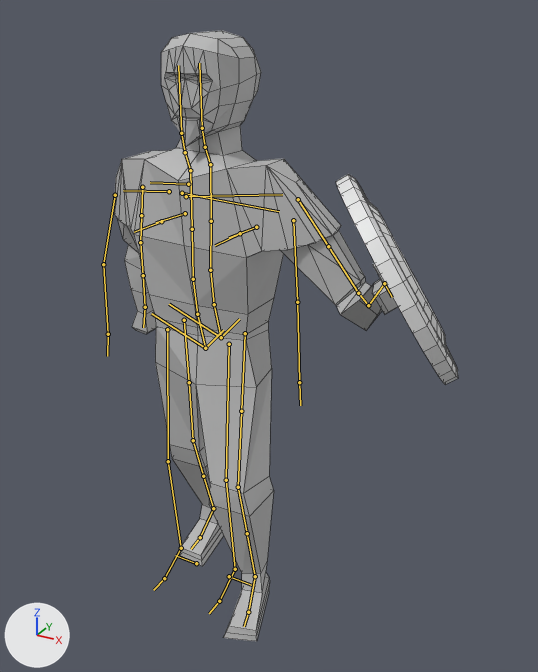
A saved change to the Blender file ANIMATIONS/COMBAT ANIMATIONS/block_attack_anim.blend.
Both versions are drawn from a 50 mm lens placed at (1.265, -1.812, 1.973), pointed at (0.253, 0.029, 1.053). Every picture has the same lights, and +X, +Y and +Z are marked at lower left. Both versions are drawn at frame 36 of the action 'rigAction'; the numbers are the values there. The bones that bend it are drawn over the model as lines. Mesh edges are drawn as thin lines.
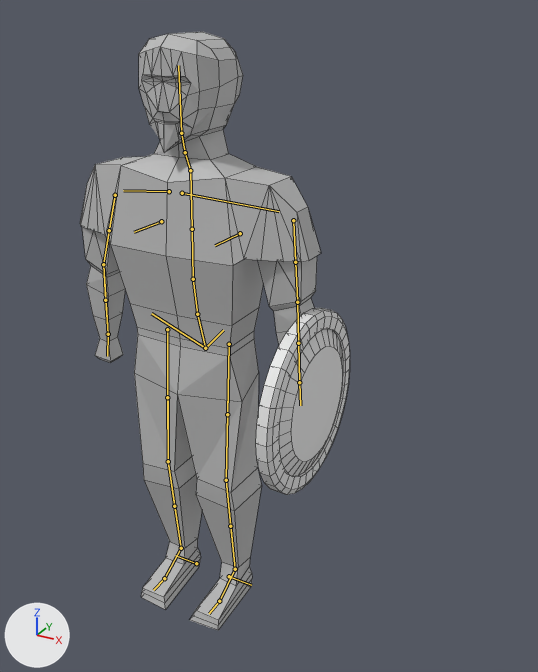
The edits, one by one:
Bone 'torso' (bone_torso) moves from (0.0, 0.097, 0.0) to (0.0, 0.0, 0.0).
Bone 'chest' (bone_chest) moves from (0.0, 0.009, 0.0) to (0.0, 0.0, 0.0).
Bone 'chest' (bone_chest) turns from (0, 0, -6) to (0, 0, 0) degrees about its own x, y and z.
Bone 'shin_tweak.L' (bone_shin_tweak_l) moves from (0.006, 0.011, -0.073) to (0.0, 0.0, 0.0).
Bone 'shin_tweak.R' (bone_shin_tweak_r) moves from (0.0, 0.004, -0.009) to (0.0, 0.0, 0.0).
Bone 'hand_tweak.L' (bone_hand_tweak_l) moves from (0.021, -0.129, -0.06) to (0.0, 0.0, 0.0).
Bone 'hand_tweak.L' (bone_hand_tweak_l) turns from (0, 26, 0) to (0, 0, 0) degrees about its own x, y and z.
Bone 'forearm_tweak.L' (bone_forearm_tweak_l) moves from (0.102, -0.019, 0.198) to (0.0, 0.0, 0.0).
Bone 'forearm_tweak.L' (bone_forearm_tweak_l) turns from (0, -2, 0) to (0, 0, 0) degrees about its own x, y and z.
Bone 'forearm_tweak.L.001' (bone_forearm_tweak_l_001) moves from (0.01, -0.06, 0.041) to (0.0, 0.0, 0.0).
Bone 'forearm_tweak.L.001' (bone_forearm_tweak_l_001) turns from (0, 17, 0) to (0, 0, 0) degrees about its own x, y and z.
Bone 'forearm_tweak.R' (bone_forearm_tweak_r) moves from (-0.046, 0.014, 0.035) to (0.0, 0.0, 0.0).
Bone 'shoulder.L' (bone_shoulder_l) moves from (0.052, -0.021, -0.025) to (0.0, 0.0, 0.0).
Bone 'shoulder.L' (bone_shoulder_l) turns from (11, -7, 9) to (0, 0, 0) degrees about its own x, y and z.
Bone 'hand_ik.L' (bone_hand_ik_l) moves from (0.309, -0.231, 0.353) to (0.0, 0.0, 0.0).
Bone 'hand_ik.L' (bone_hand_ik_l) turns from (-81, 5, 42) to (0, 0, 0) degrees about its own x, y and z.
Bone 'hand_ik.R' (bone_hand_ik_r) moves from (-0.007, 0.221, 0.024) to (0.0, 0.0, 0.0).
Bone 'hand_ik.R' (bone_hand_ik_r) turns from (-1, 0, 1) to (0, 0, 0) degrees about its own x, y and z.
Bone 'foot_ik.L' (bone_foot_ik_l) moves from (0.085, 0.0, 0.0) to (0.0, 0.0, 0.0).
Bone 'foot_ik.L' (bone_foot_ik_l) turns from (0, 0, 17) to (0, 0, 0) degrees about its own x, y and z.
Bone 'foot_ik.R' (bone_foot_ik_r) moves from (-0.011, 0.247, 0.016) to (0.0, 0.0, 0.0).
Bone 'foot_ik.R' (bone_foot_ik_r) turns from (6, 0, 0) to (0, 0, 0) degrees about its own x, y and z.

Location of each change, (x1, y1, x2, y2) in pixels of the pictures (538 x 672 px):
'Cube', posed (15% narrower): before (114, 30, 398, 641); after (80, 32, 321, 630)
'Cube.001', posed (23% narrower, 11% shorter): before (336, 174, 458, 384); after (256, 308, 350, 495)
